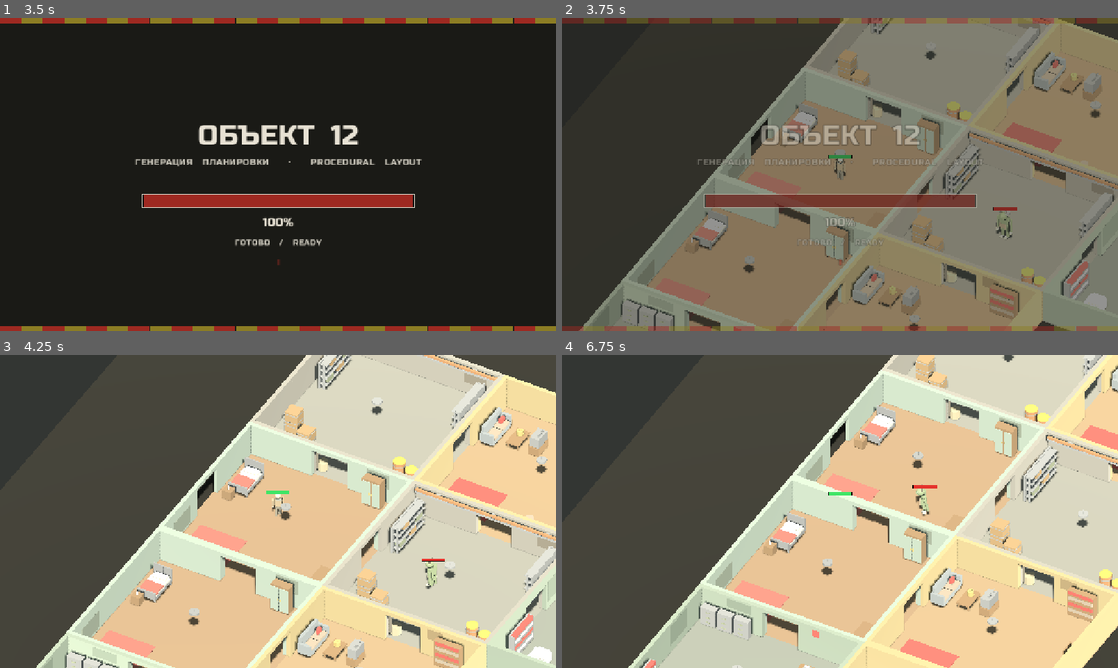
Above: before the commit, frames 1-4 (two rows, left to right).
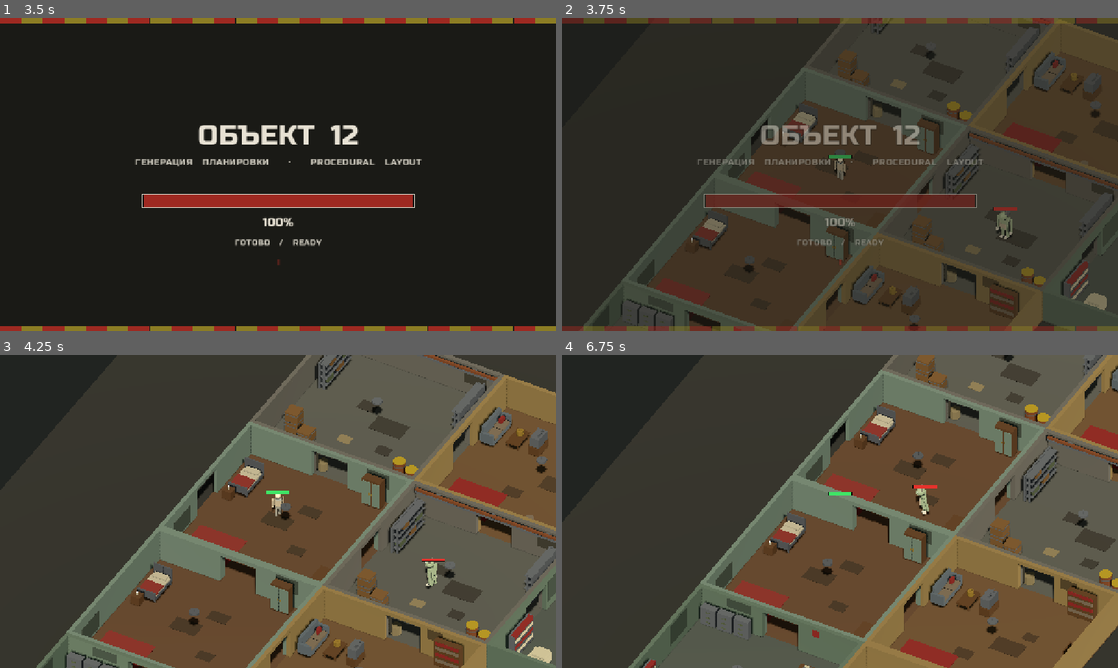
Above: after the commit, the same moments.

Repository: nhudson99/nuclear-winter
Game: Godot game, scene res://scenes/TitleScreen.tscn
Two runs of this game, one before a commit and one after it. Both use one fixed random seed, a clock stepped at 60 frames per second and the inputs below.
Inputs (mouse positions are in pixels of both pictures, inside the frame that each line leads up to):
- Up to frame 1 (3.5 s): tap Enter at 0.5 s; hold D (move_right) 0.53-1.28 s; tap E (interact) at 0.6, 1.35, 2.85 s; click (278, 174) at 0.67 s; hold S (move_down) 1.28-2 s; click (278, 174) at 1.42 s; click "LEVEL 1" at 2 s; move the mouse to (333, 105) at 2.77 s; hold D (move_right) from 2.78 s (still down)
- Up to frame 2 (3.75 s): tap Space at 3.5 s; move the mouse to (812, 237) at 3.52 s; release D (move_right) at 3.53 s; hold W (move_up) from 3.53 s (still down); tap E (interact) at 3.6 s; click (812, 237) at 3.67 s
- Up to frame 3 (4.25 s): keep holding W (move_up)
- Up to frame 4 (6.75 s): move the mouse to (1006, 558) at 4.27 s; release W (move_up) at 4.28 s; hold A (move_left) 4.28-5.78 s; tap E (interact) every 0.75 s from 4.35 to 6.6 s; move the mouse to (673, 464) at 5.02 s; move the mouse to (867, 511) at 5.77 s; hold S (move_down) 5.78-6.53 s; click (867, 511) at 5.92 s; move the mouse to (756, 433) at 6.52 s; hold D (move_right) from 6.53 s (still down)

Frame 1 is identical in both runs. In frame 2, 70% of the frame differs, in the area x 3-100%, y 0-100%; in frame 3, 68%; in frame 4, 64%.

Commit message:
Fix palette colour space and grit up the room modules
Palette entries were being written straight into Blender base colours, which
are linear, so every surface rendered about twice as bright as picked and the
level read as pastel. Colours are now picked in sRGB and converted, Godot's
ambient plus sun is pulled back near a total of 1.0 so surfaces land on their
authored albedo, and each room gets flat NoCol_ rubble decals to dress the
walking cross that has to stay clear of props.

Co-authored-by: nathandhudson <nathandhudson@gmail.com>

Diff:
--- a/godot/scenes/Main.tscn
+++ b/godot/scenes/Main.tscn
@@ -10,10 +10,10 @@
 
 [sub_resource type="Environment" id="Environment_mwfav"]
 background_mode = 1
-background_color = Color(0.2, 0.21, 0.2, 1)
+background_color = Color(0.13, 0.14, 0.13, 1)
 ambient_light_source = 2
-ambient_light_color = Color(0.66, 0.7, 0.68, 1)
-ambient_light_energy = 0.55
+ambient_light_color = Color(0.6, 0.64, 0.63, 1)
+ambient_light_energy = 0.34
 
 [sub_resource type="CapsuleShape3D" id="CapsuleShape3D_3p2gp"]
 radius = 0.35
@@ -35,7 +35,7 @@
 [node name="Sun" type="DirectionalLight3D" parent="."]
 transform = Transform3D(0.866025, -0.383022, 0.321394, 0, 0.642788, 0.766044, -0.5, -0.663414, 0.55667, 0, 0, 0)
 light_color = Color(1, 0.95, 0.86, 1)
-light_energy = 1.25
+light_energy = 0.95
 shadow_enabled = true
 
 [node name="GeneratedMap" type="Node3D" parent="."]
--- a/godot/tools/build_main_scene.gd
+++ b/godot/tools/build_main_scene.gd
@@ -35,17 +35,20 @@
 	var env := Environment.new()
 	env.background_mode = Environment.BG_COLOR
 	# Overcast fallout haze rather than the old clear blue sky.
-	env.background_color = Color(0.20, 0.21, 0.20)
+	env.background_color = Color(0.13, 0.14, 0.13)
 	env.ambient_light_source = Environment.AMBIENT_SOURCE_COLOR
-	env.ambient_light_color = Color(0.66, 0.70, 0.68)
-	env.ambient_light_energy = 0.55
+	env.ambient_light_color = Color(0.60, 0.64, 0.63)
+	# Rooms have no ceilings, so ambient plus sun hit the floors head-on. Keeping
+	# the total near 1.0 renders surfaces close to their authored albedo instead
+	# of blowing the palette out to pastel.
+	env.ambient_light_energy = 0.34
 	world_env.environment = env
 	main.add_child(world_env)
 	world_env.owner = main
 
 	var sun := DirectionalLight3D.new()
 	sun.name = "Sun"
-	sun.light_energy = 1.25
+	sun.light_energy = 0.95
 	sun.light_color = Color(1.0, 0.95, 0.86)
 	sun.shadow_enabled = true
 	sun.rotation_degrees = Vector3(-50, 30, 0)
Binary file changed: godot/assets/rooms/room_bedroom.glb
Binary file changed: godot/assets/rooms/room_living_room.glb
Binary file changed: godot/assets/rooms/room_office.glb
Binary file changed: godot/assets/rooms/room_storage.glb
Not shown, changed: blender/build_rooms.py
Not shown, changed: blender/procedural_rooms.blend
